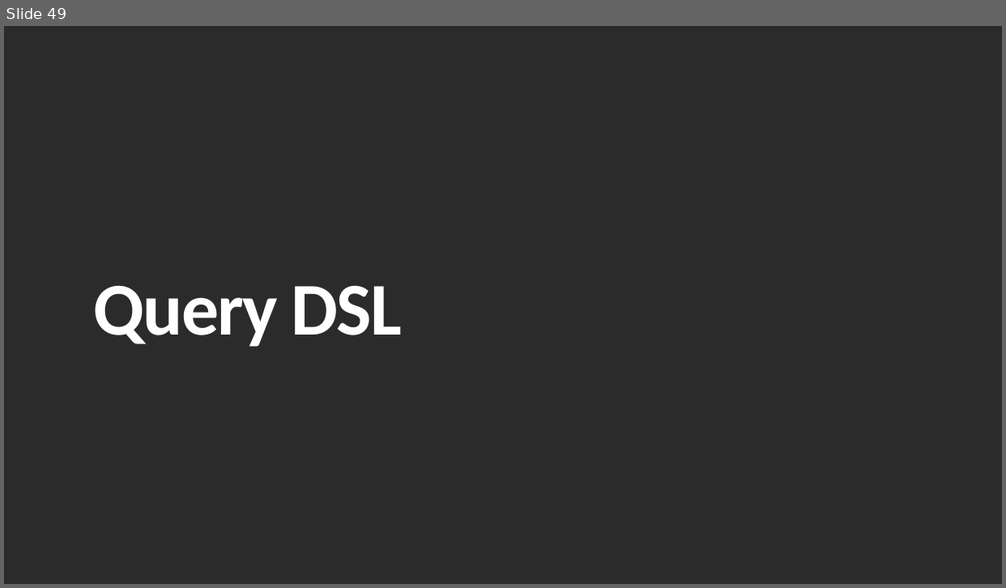
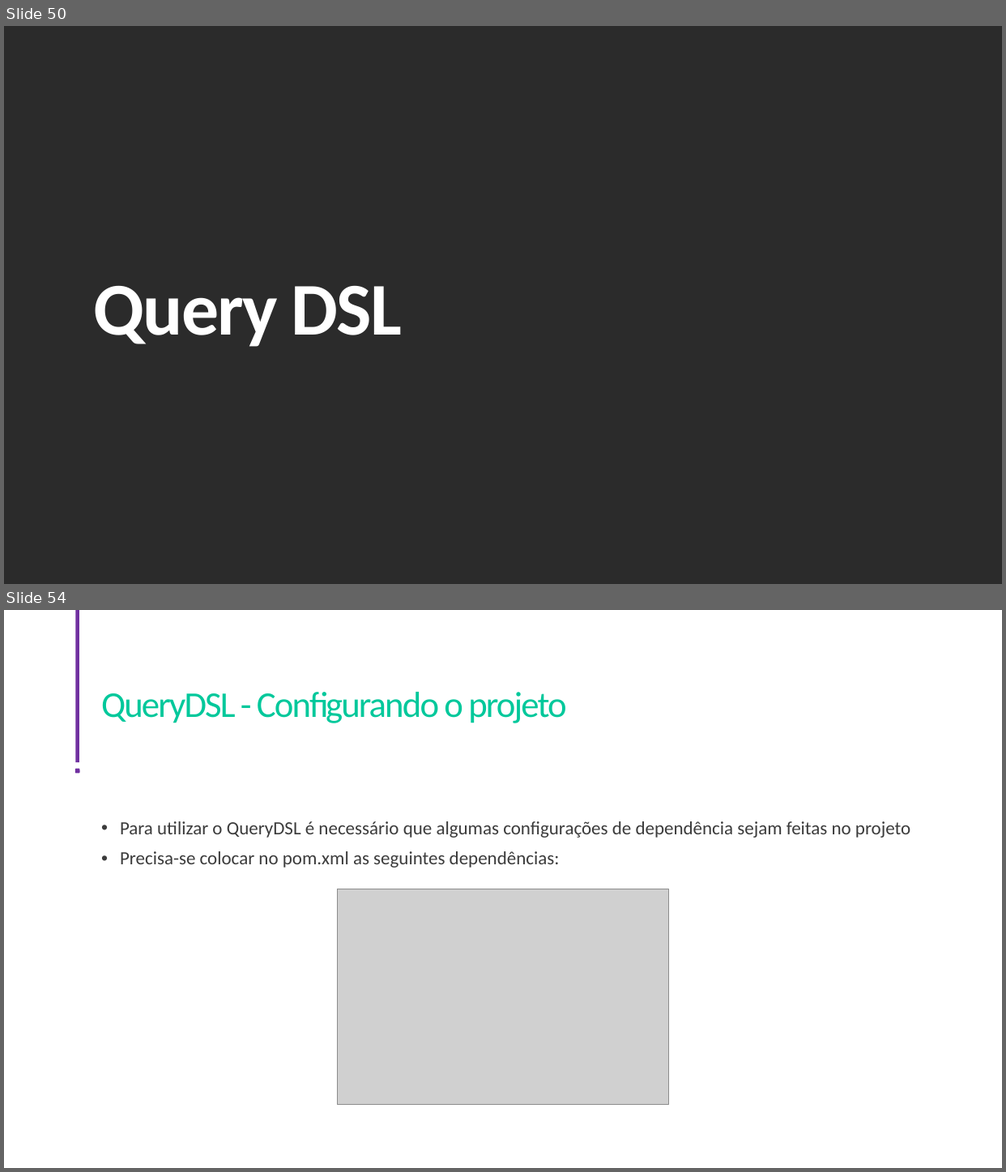
Before and after one commit to Arthur-Net0/godev-acampar-backend, a slide deck: Apresentação.pptx. Shown one above the other, each under a label of ours: slide 49 before the commit, slides 50 and 54 after it; the slides between them are not shown. The pictures are 1006x588 and 1006x1172 pixels, drawn with LibreOffice and Linux fonts; fonts in the diff are those of the drawing; grey boxes stand for pictures; background and template pictures are left out; a plain dark background stands for a picture behind light text. Boxes give left, top, right and bottom in pixels: in the first picture for what was removed or moved away, otherwise in the second. Text is boxed around its words. In the diff, an @@ line names an element or a change of style, - is before the commit and + after.

Commit message:
QueryDSL

```diff
--- a/Apresentação.pptx
+++ b/Apresentação.pptx
@@ slide 54 added at <box>4,610,1002,1168</box>, background picture (left out) @@
@@ rectangle added at <box>75,610,79,762</box>, fill #7030A0 @@
@@ title added at <box>101,692,567,723</box>, 35 pt, text #00C89B @@
+QueryDSL - Configurando o projeto
@@ rounded rectangle added at <box>75,768,80,773</box>, fill #7030A0 @@
@@ text added at <box>120,821,910,868</box>, 18 pt, text #3C3C3C @@
+• Para utilizar o QueryDSL é necessário que algumas configurações de dependência sejam feitas no projeto
+• Precisa-se colocar no pom.xml as seguintes dependências:
@@ picture added at <box>337,889,668,1104</box> @@
@@ what was slide 49 is now slide 50 @@
```
Also in this commit, not shown: 1 slide changed, 13 other slides added, 4 slides removed, 5 other files.
